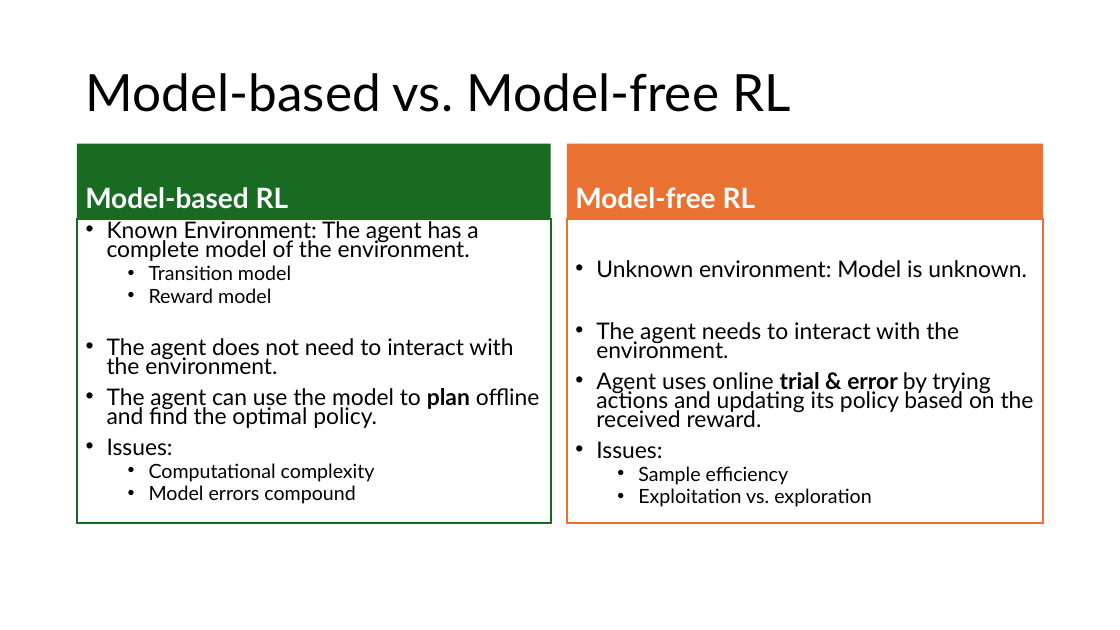
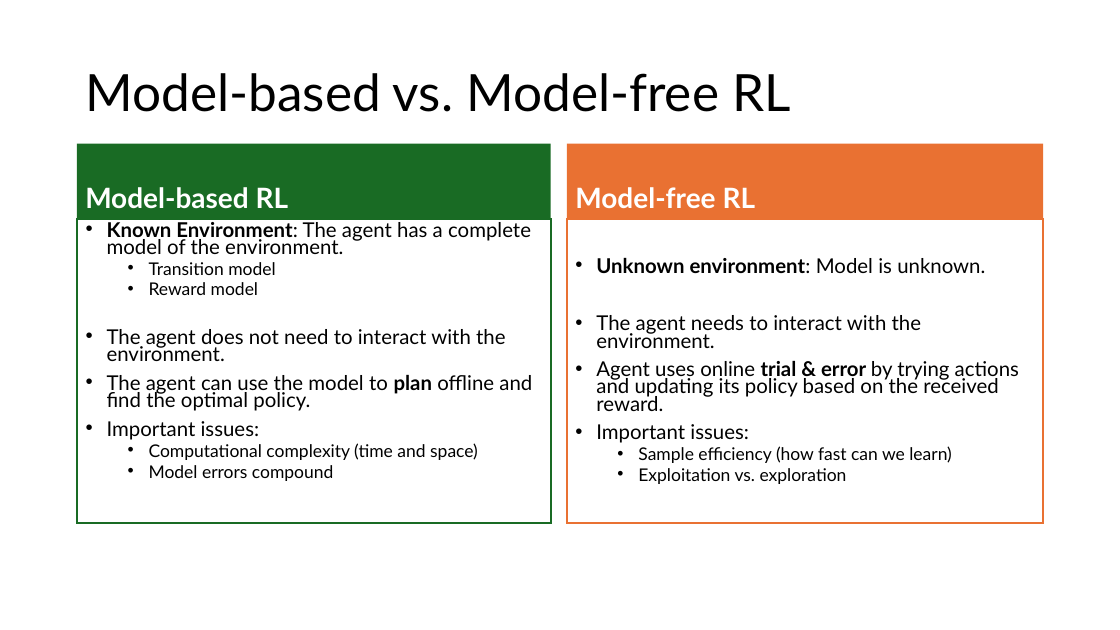
Before and after one commit to mhahsler/Introduction_to_Reinforcement_Learning, a slide deck: slide 33 of slides/Lecture_Chapter01.pptx. Drawn at 1120x630 pixels with LibreOffice and Linux fonts; fonts in the diff are those of the drawing. Boxes give left, top, right and bottom in pixels: in the first picture for what was removed or moved away, otherwise in the second. Text is boxed around its words. In the diff, an @@ line names an element or a change of style, - is before the commit and + after.

```diff
--- a/slides/Lecture_Chapter01.pptx
+++ b/slides/Lecture_Chapter01.pptx
@@ text at bbox=[107, 219, 532, 481]: size 19.6 to 17.5 pt in "Known Environment: The agent has a complete ...", "The agent does not need to interact ...", "The agent can use the model to ..."; bold on in "Known Environment:"; size 16.8 to 15 pt in "Transition model", "Reward model", "Model errors compound" @@
@@ text at bbox=[596, 258, 1019, 484]: size 19.6 to 17.5 pt in "Unknown environment: Model is unknown.", "The agent needs to interact with the ...", "Agent uses online trial & error by ..."; bold on in "Unknown environment:"; size 16.8 to 15 pt in "Exploitation vs. exploration" @@
@@ text at bbox=[107, 421, 478, 460]: text changed; size 16.8 to 15 pt @@
-• Issues:
-  • Computational complexity
+• Important issues:
+  • Computational complexity (time and space)
@@ text at bbox=[596, 424, 952, 463]: text changed; size 16.8 to 15 pt @@
-• Issues:
-  • Sample efficiency
+• Important issues:
+  • Sample efficiency (how fast can we learn)
```
Also in this commit, not shown: 17 other slides changed, 1 other file.
